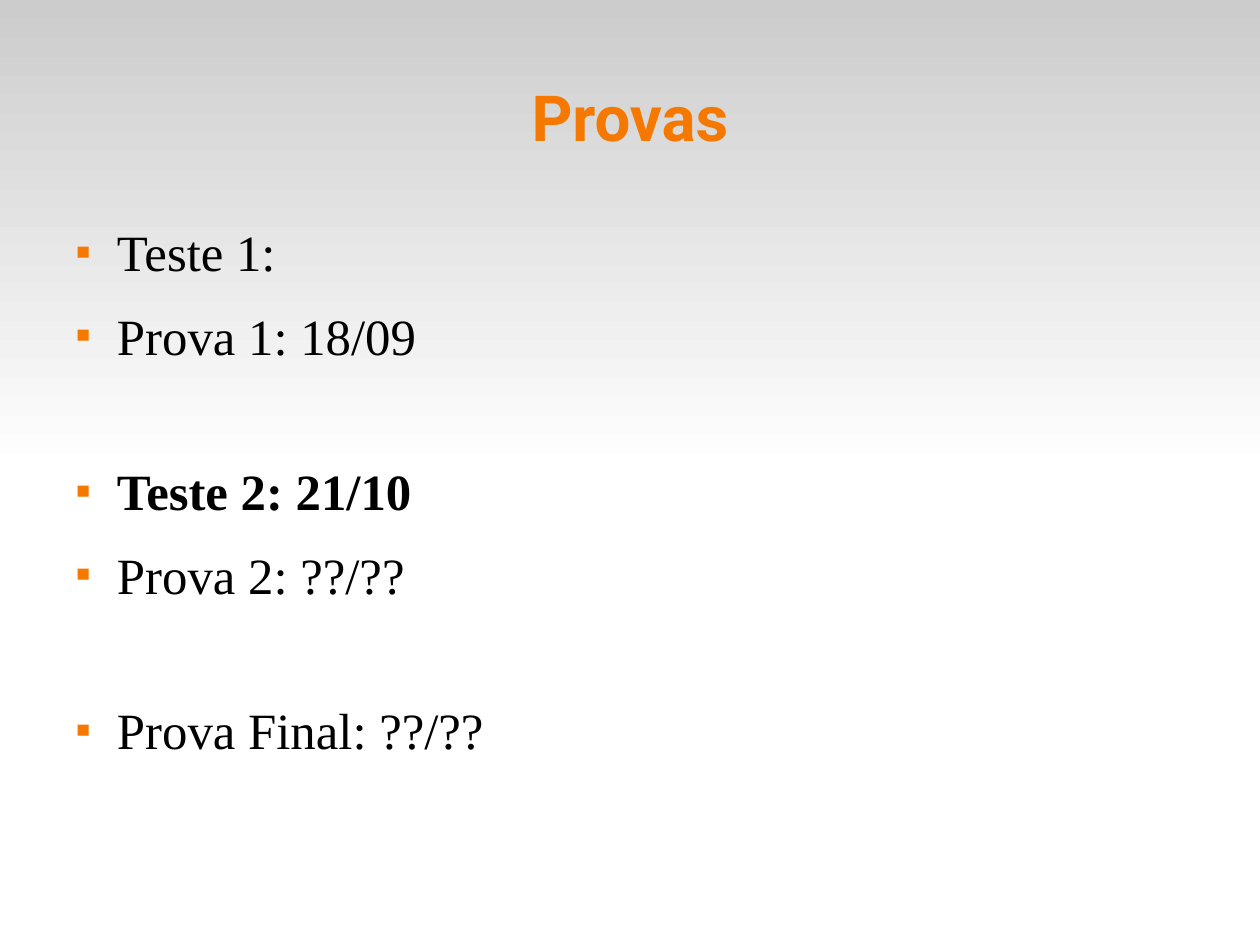
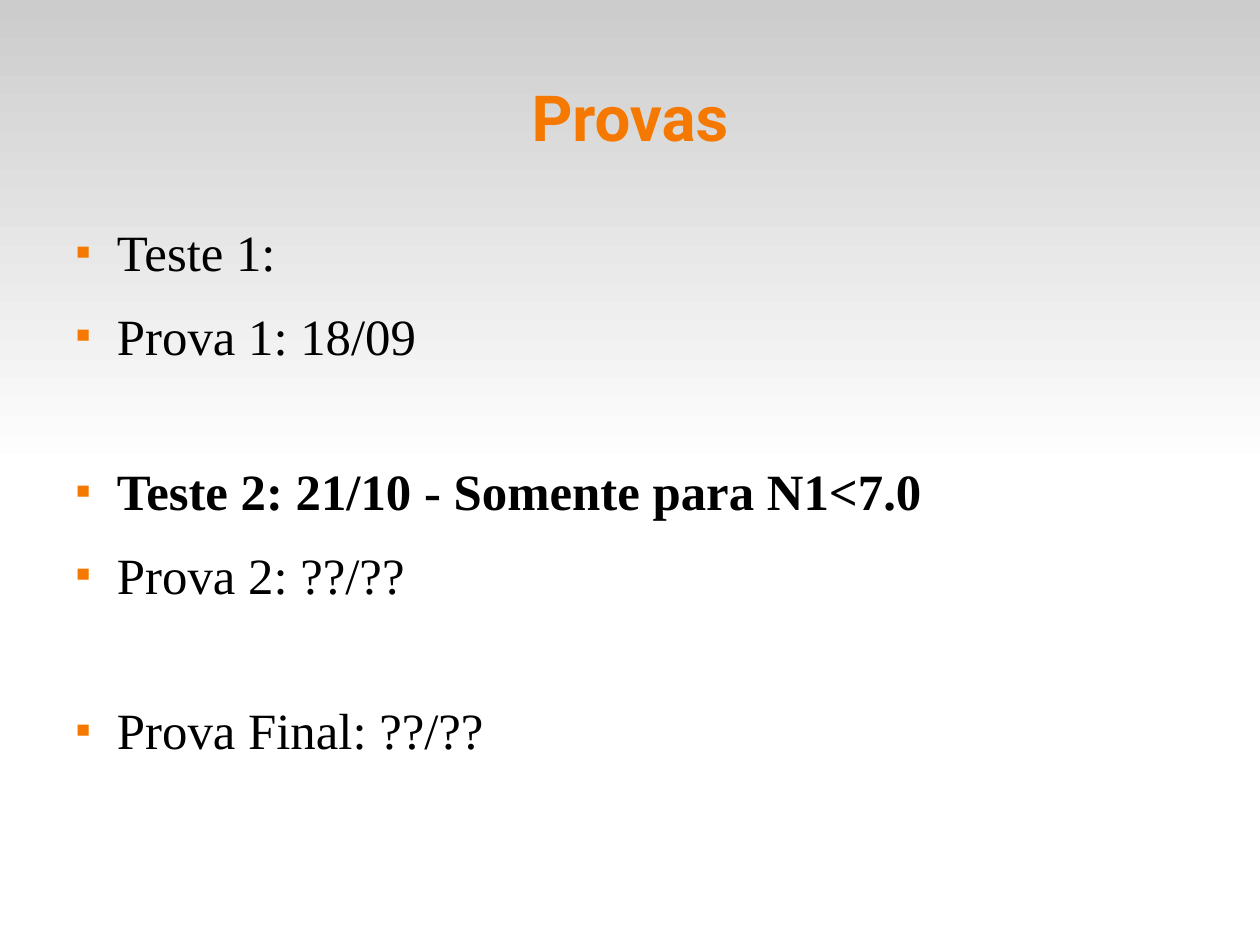
Before and after one commit to fsantanna-uerj/IPD, a slide deck: slide 7 of slides/ipd-00.odp. Drawn at 1260x945 pixels with LibreOffice and Linux fonts; fonts in the diff are those of the drawing. Boxes give left, top, right and bottom in pixels: in the first picture for what was removed or moved away, otherwise in the second. Text is boxed around its words. In the diff, an @@ line names an element or a change of style, - is before the commit and + after.

```diff
--- a/slides/ipd-00.odp
+++ b/slides/ipd-00.odp
@@ text at (117, 476, 921, 521): text changed @@
-■ Teste 2: 21/10
+■ Teste 2: 21/10 - Somente para N1<7.0
```
Also in this commit, not shown: 4 other files.
